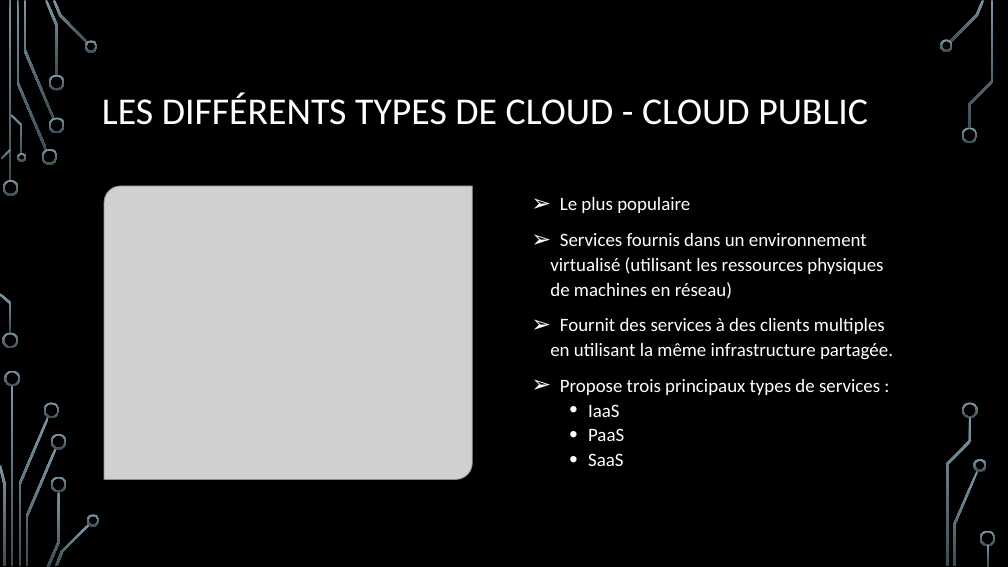
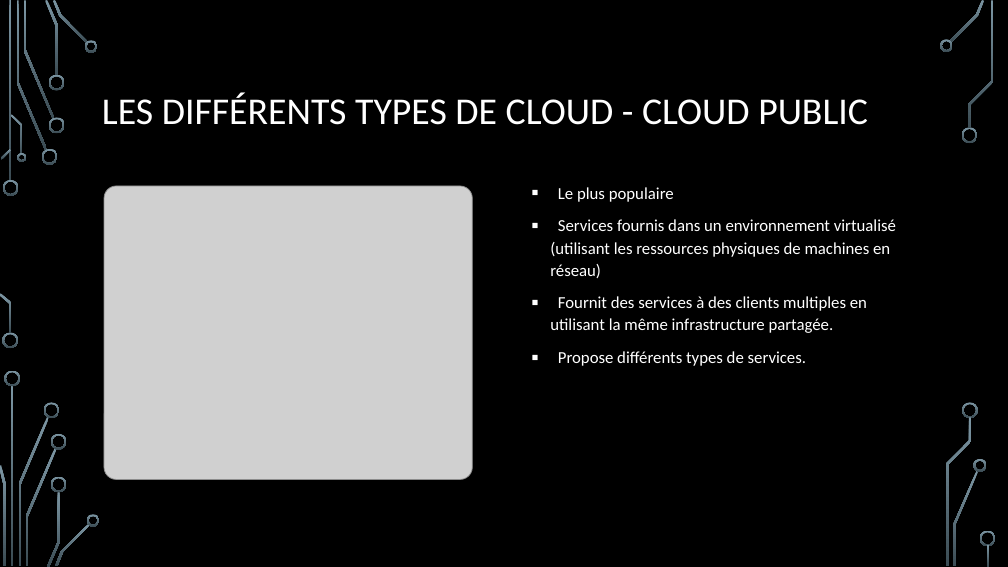
Before and after one commit to CorleoneDany/Cloud-Computing, a slide deck: slide 7 of Cloud Computing - F.pptx (slide 5 before the commit). Drawn at 1008x567 pixels with LibreOffice and Linux fonts; fonts in the diff are those of the drawing; grey boxes stand for pictures; background and template pictures are left out. Boxes give left, top, right and bottom in pixels: in the first picture for what was removed or moved away, otherwise in the second. Text is boxed around its words. In the diff, an @@ line names an element or a change of style, - is before the commit and + after.

```diff
--- a/Cloud Computing - F.pptx
+++ b/Cloud Computing - F.pptx
@@ text "Le plus populaire": place and size @@
-text "Le plus populaire" at [550,197,893,466]
+text "Le plus populaire" at [550,187,896,366]
@@ text at [550,187,896,333]: size 18 to 16 pt in "Le plus populaire", "Services fournis dans un environnement virtualisé (utilisant ...", "Fournit des services à des clients multiples ..."; bullet ➢ to ▪ @@
@@ text at [558,351,806,366]: text changed; size 18 to 16 pt @@
-➢ Propose trois principaux types de services :
-  • IaaS
-  • PaaS
-  • SaaS
+▪ Propose différents types de services.
```
Also in this commit, not shown: 20 other slides changed, 7 slides added, 2 slides removed.
